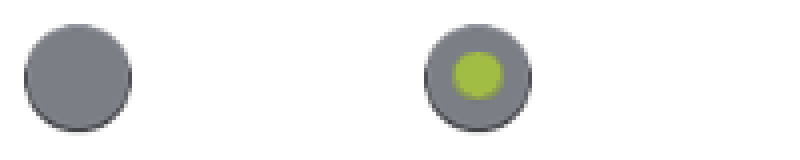
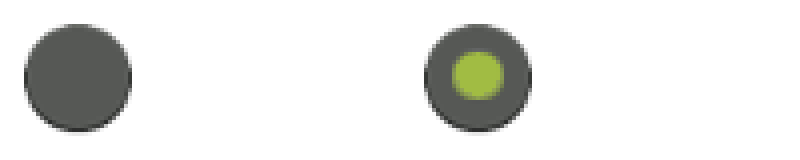
Comparing the layer stacks of the two 800x160 images. Changes:
removed layer "Pasted Layer copy" over [424, 24, 532, 132]
painted on "Pasted Layer" over [24, 24, 532, 132]
